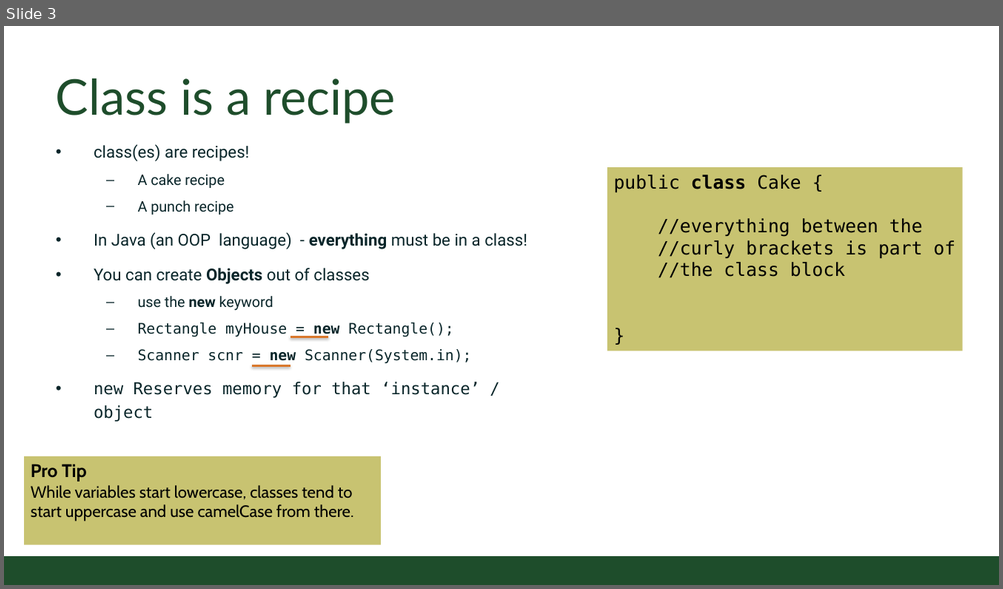
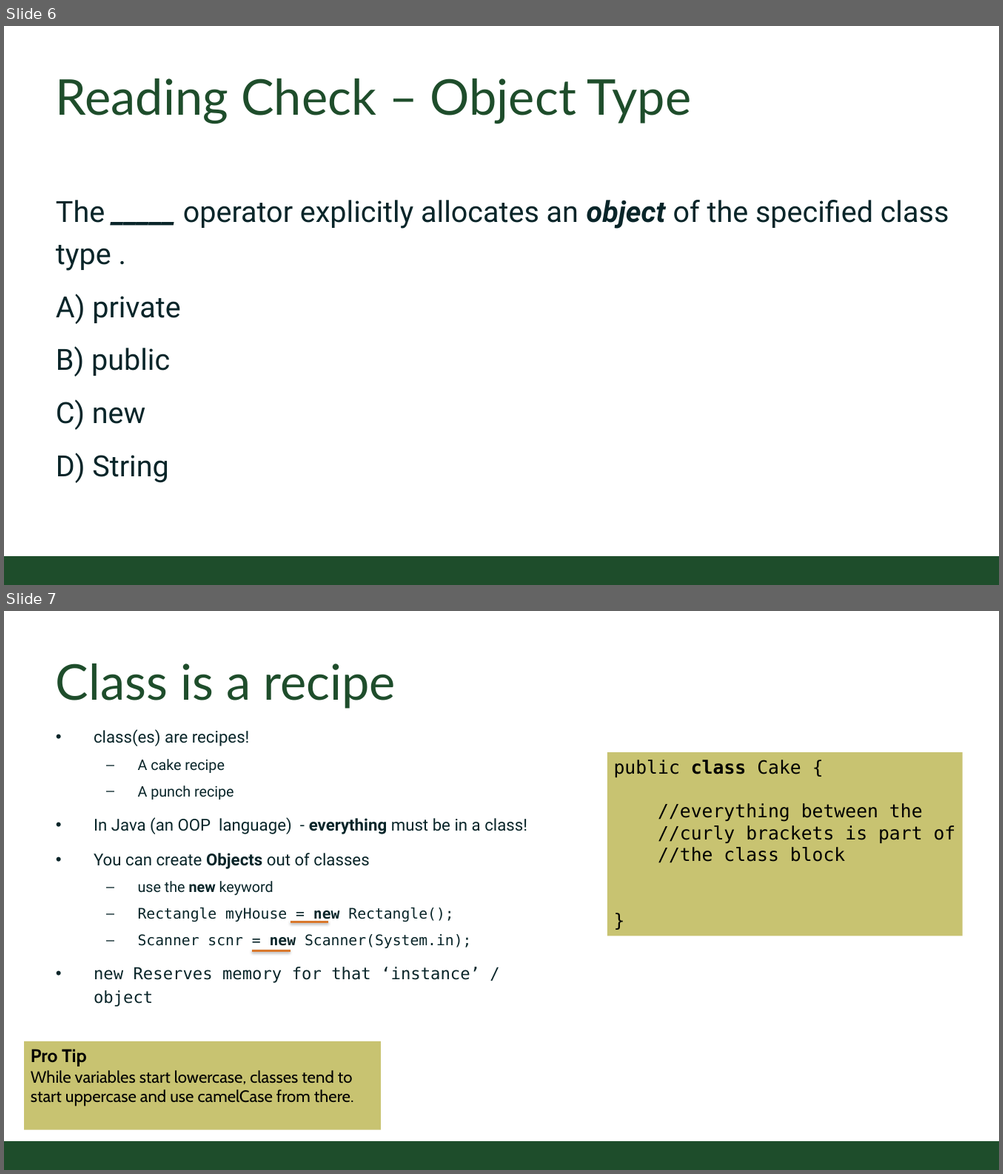
Before and after one commit to CSU-CompSci-CS163-4/Handouts, a slide deck: slides/On-Campus/05_02_Classes.pptx. Shown one above the other, each under a label of ours: slide 3 before the commit, slides 6 and 7 after it. The pictures are 1003x589 and 1003x1174 pixels, drawn with LibreOffice and Linux fonts; fonts in the diff are those of the drawing; background and template pictures are left out. Boxes give left, top, right and bottom in pixels: in the first picture for what was removed or moved away, otherwise in the second. Text is boxed around its words. In the diff, an @@ line names an element or a change of style, - is before the commit and + after.

Commit message:
added slides on P2, also removed the required .iml to prevent class between different devs

```diff
--- a/slides/On-Campus/05_02_Classes.pptx
+++ b/slides/On-Campus/05_02_Classes.pptx
@@ slide 6 added at (x1=4, y1=26, x2=999, y2=585), background #FFFFFF; not listed: 1 template element that a slide beside it also shows @@
@@ title added at (x1=56, y1=79, x2=691, y2=124), 54 pt, text #1E4D2B @@
+Reading Check – Object Type
@@ text added at (x1=56, y1=200, x2=949, y2=483), 32 pt, text #092529 @@
+The _____ operator explicitly allocates an object of the specified class type .
+A) private
+B) public
+C) new
+D) String
@@ what was slide 3 is now slide 7 @@
```
Also in this commit, not shown: 2 slides changed, 7 other slides added.
